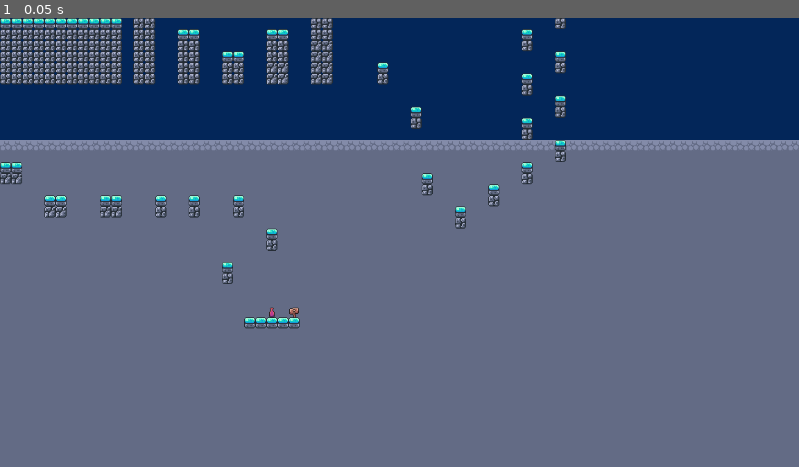
Above: before the commit, frame 1.
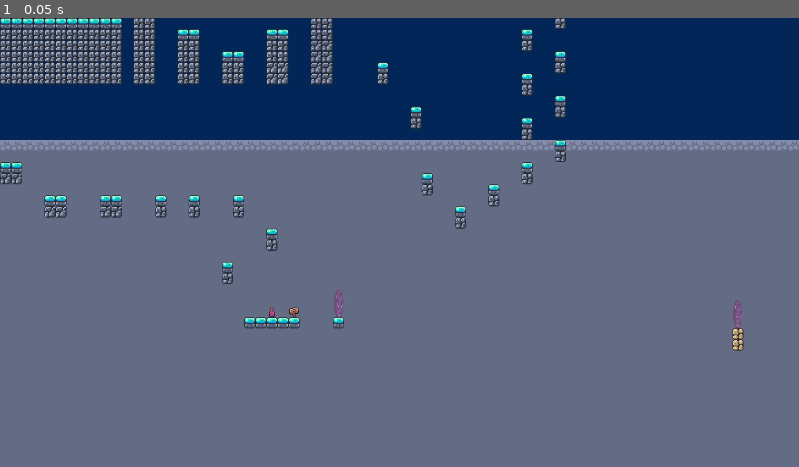
Above: after the commit, the same moment.

Repository: ElChavo00/Plante-Salmreon_Alexandre_TP_2
Game: Godot game, scene res://scenes/map_2.tscn
The game is run twice, just before and just after one commit, with the same random seed, the same clock (stepped at 60 frames per second) and the same inputs. This scene is started directly instead of the project's main scene.
Inputs:
- Up to frame 1 (0.05 s): no input

The runs differ from the first frame. In frame 1, 0.2% of the frame differs, in the area x 41-94%, y 60-75%.

Commit message:
Add portal functionality and associated assets
- Updated node_2d.tscn to include a new portal scene and its resources.
- Modified portal.tscn to streamline texture usage and animations.
- Created portal.gd script to handle player interactions with the portal.
- Added collision shape and destination point for the portal.

Diff:
--- a/project.godot
+++ b/project.godot
@@ -19,6 +19,10 @@
 
 Musique="*res://scenes/musique.tscn"
 
+[global_group]
+
+player=""
+
 [rendering]
 
 textures/canvas_textures/default_texture_filter=0
--- a/scenes/map_2.tscn
+++ b/scenes/map_2.tscn
@@ -1,6 +1,7 @@
-[gd_scene load_steps=7 format=4 uid="uid://c05gjk3edvy5u"]
+[gd_scene load_steps=8 format=4 uid="uid://c05gjk3edvy5u"]
 
 [ext_resource type="Texture2D" uid="uid://dnllivt3juf3f" path="res://assets/sprites/world_tileset.png" id="1_3h78v"]
+[ext_resource type="PackedScene" uid="uid://dn1m4eo35yx6w" path="res://scenes/portal.tscn" id="2_a7y6p"]
 [ext_resource type="Texture2D" uid="uid://c7rih840n2xcj" path="res://assets/sprites/Purple Portal Sprite Sheet.png" id="2_t2xha"]
 
 [sub_resource type="TileSetAtlasSource" id="TileSetAtlasSource_t2xha"]
@@ -281,8 +282,17 @@
 tile_set = SubResource("TileSet_a7y6p")
 
 [node name="devant" type="TileMapLayer" parent="TileMap"]
-tile_map_data = PackedByteArray("AAAAAAAAAAAGAAAAAAABAAAAAAA …(3279 unchanged characters)… AIAAEAAAAGAAMAAAAIAAEAAAAIAAMAAAAIAAEAAAA=")
+tile_map_data = PackedByteArray("AAAAAAAAAAAGAAAAAAABAAAAAAA …(3279 unchanged characters)… AIAAEAAAAGAAMAAAAIAAEAAAAIAAMAAAAIAAEAAABCABwAAAADAAEAAABCAB0AAAADAAEAAAAeABsAAAAGAAAAAAA=")
 tile_set = SubResource("TileSet_t2xha")
+
+[node name="Area2D" parent="TileMap" instance=ExtResource("2_a7y6p")]
+position = Vector2(489, 413)
+
+[node name="destinationPoint" parent="TileMap/Area2D" index="2"]
+position = Vector2(-402, -423)
+
+[node name="Area2D" parent="TileMap/Area2D" instance=ExtResource("2_a7y6p")]
+position = Vector2(575, 15)
 
 [node name="killzone" type="Area2D" parent="."]
 
@@ -297,3 +307,5 @@
 [node name="CollisionShape2D" type="CollisionShape2D" parent="portal"]
 
 [node name="AnimationPlayer" type="AnimationPlayer" parent="portal"]
+
+[editable path="TileMap/Area2D"]
--- a/scenes/map_3.tscn
+++ b/scenes/map_3.tscn
@@ -1,6 +1,7 @@
-[gd_scene load_steps=6 format=4 uid="uid://dk21useph4mf7"]
+[gd_scene load_steps=7 format=4 uid="uid://dk21useph4mf7"]
 
 [ext_resource type="Texture2D" uid="uid://dnllivt3juf3f" path="res://assets/sprites/world_tileset.png" id="1_beonj"]
+[ext_resource type="PackedScene" uid="uid://dn1m4eo35yx6w" path="res://scenes/portal.tscn" id="2_awe8u"]
 
 [sub_resource type="TileSetAtlasSource" id="TileSetAtlasSource_awe8u"]
 texture = ExtResource("1_beonj")
@@ -268,7 +269,7 @@
 [sub_resource type="TileSet" id="TileSet_s43yw"]
 sources/0 = SubResource("TileSetAtlasSource_c6pw2")
 
-[node name="map3" type="Node2D"]
+[node name="map3" type="Node2D" groups=["player"]]
 
 [node name="TileMap" type="TileMap" parent="."]
 format = 2
@@ -280,3 +281,54 @@
 [node name="devant" type="TileMapLayer" parent="TileMap"]
 tile_map_data = PackedByteArray("AAADAP//AAADAAEAAAAEAP//AAADAAEAAAAFAP//AAADAAEAAAAGAP//AAADAAEAAAAKAP7/AAADAAEAAAALAP …(2048 unchanged characters)…
 tile_set = SubResource("TileSet_s43yw")
+
+[node name="Area2D" parent="TileMap" instance=ExtResource("2_awe8u")]
+position = Vector2(81, -194)
+
+[node name="Area2D2" parent="TileMap" instance=ExtResource("2_awe8u")]
+position = Vector2(184, -179)
+
+[node name="Area2D" parent="." instance=ExtResource("2_awe8u")]
+position = Vector2(284, -140)
+
+[node name="Area2D2" parent="." instance=ExtResource("2_awe8u")]
+position = Vector2(-25, -181)
+
+[node name="Area2D3" parent="." instance=ExtResource("2_awe8u")]
+position = Vector2(-122, -157)
+
+[node name="Area2D4" parent="." instance=ExtResource("2_awe8u")]
+position = Vector2(92, 175)
+
+[node name="Area2D5" parent="." instance=ExtResource("2_awe8u")]
+position = Vector2(894, 13)
+
+[node name="Area2D6" parent="." instance=ExtResource("2_awe8u")]
+position = Vector2(788, 11)
+
+[node name="Area2D7" parent="." instance=ExtResource("2_awe8u")]
+position = Vector2(699, 46)
+
+[node name="Area2D8" parent="." instance=ExtResource("2_awe8u")]
+position = Vector2(1003, 15)
+
+[node name="Area2D9" parent="." instance=ExtResource("2_awe8u")]
+position = Vector2(1091, 36)
+
+[node name="Area2D10" parent="." instance=ExtResource("2_awe8u")]
+position = Vector2(1464, 123)
+
+[node name="Area2D11" parent="." instance=ExtResource("2_awe8u")]
+position = Vector2(1980, 115)
+
+[node name="Area2D12" parent="." instance=ExtResource("2_awe8u")]
+position = Vector2(1641, 206)
+
+[node name="Area2D13" parent="." instance=ExtResource("2_awe8u")]
+position = Vector2(1797, 200)
+
+[node name="Area2D14" parent="." instance=ExtResource("2_awe8u")]
+position = Vector2(1582, 213)
+
+[node name="Area2D15" parent="." instance=ExtResource("2_awe8u")]
+position = Vector2(1856, 211)
--- a/scenes/node_2d.tscn
+++ b/scenes/node_2d.tscn
@@ -1,10 +1,11 @@
-[gd_scene load_steps=9 format=4 uid="uid://c7b431058ww6s"]
+[gd_scene load_steps=10 format=4 uid="uid://c7b431058ww6s"]
 
 [ext_resource type="PackedScene" uid="uid://ckafu2mec7kvs" path="res://scenes/player.tscn" id="1_6e84v"]
 [ext_resource type="Texture2D" uid="uid://dnllivt3juf3f" path="res://assets/sprites/world_tileset.png" id="2_4dvvg"]
 [ext_resource type="PackedScene" uid="uid://dkp3t50l5l0oy" path="res://scenes/mechant.tscn" id="2_04qyp"]
 [ext_resource type="PackedScene" uid="uid://bu2jh26veowr7" path="res://scenes/killzone.tscn" id="3_4vge2"]
 [ext_resource type="PackedScene" uid="uid://guckiysv2ic1" path="res://scripts/coin.tscn" id="3_rnjyy"]
+[ext_resource type="PackedScene" uid="uid://dn1m4eo35yx6w" path="res://scenes/portal.tscn" id="6_j7wrs"]
 
 [sub_resource type="TileSetAtlasSource" id="TileSetAtlasSource_rnjyy"]
 texture = ExtResource("2_4dvvg")
@@ -188,7 +189,7 @@
 
 [node name="devant" type="TileMapLayer" parent="TileMap"]
 use_parent_material = true
-tile_map_data = PackedByteArray("AAD//wAAAAAAAAAAAAAAAAAAAAA …(9055 unchanged characters)… AIAAAAAAABAP//AAAIAAMAAAA5AP7/AAAIAAMAAAA=")
+tile_map_data = PackedByteArray("AAD//wAAAAAAAAAAAAAAAAAAAAA …(9055 unchanged characters)… AIAAAAAAABAP//AAAIAAMAAAA5AP7/AAAIAAMAAADu//r/AAAIAAAAAAA=")
 tile_set = SubResource("TileSet_4vge2")
 
 [node name="mechant4" parent="TileMap" instance=ExtResource("2_04qyp")]
@@ -251,3 +252,13 @@
 [node name="mechant2" parent="." instance=ExtResource("2_04qyp")]
 position = Vector2(-209, 117)
 frame_progress = 0.5105
+
+[node name="portal_next_map" parent="." instance=ExtResource("6_j7wrs")]
+position = Vector2(952, -42)
+
+[node name="CollisionShape2D" parent="portal_next_map" index="1" groups=["player"]]
+
+[node name="destinationPoint" parent="portal_next_map" index="2"]
+position = Vector2(-245, -3)
+
+[editable path="portal_next_map"]
--- /dev/null
+++ b/scenes/portal.gd
@@ -0,0 +1,6 @@
+extends Area2D
+
+
+func _on_body_entered(body: Node2D) -> void:
+	if body.is_in_group("player"):
+		body.set_position($DestinaitonPoint.global_position)
--- a/scenes/portal.tscn
+++ b/scenes/portal.tscn
@@ -1,106 +1,46 @@
-[gd_scene load_steps=27 format=3 uid="uid://dn1m4eo35yx6w"]
+[gd_scene load_steps=13 format=3 uid="uid://dn1m4eo35yx6w"]
 
+[ext_resource type="Script" uid="uid://c17ws8ythh3k" path="res://scenes/portal.gd" id="1_1ffj6"]
 [ext_resource type="Texture2D" uid="uid://c7rih840n2xcj" path="res://assets/sprites/Purple Portal Sprite Sheet.png" id="1_v0xau"]
+
+[sub_resource type="AtlasTexture" id="AtlasTexture_v0xau"]
+atlas = ExtResource("1_v0xau")
+region = Rect2(0, 0, 64, 64)
 
 [sub_resource type="AtlasTexture" id="AtlasTexture_1ffj6"]
 atlas = ExtResource("1_v0xau")
-region = Rect2(0, 128, 64, 64)
+region = Rect2(64, 0, 64, 64)
 
 [sub_resource type="AtlasTexture" id="AtlasTexture_jr6l0"]
 atlas = ExtResource("1_v0xau")
-region = Rect2(64, 128, 64, 64)
+region = Rect2(128, 0, 64, 64)
 
 [sub_resource type="AtlasTexture" id="AtlasTexture_d4jfq"]
 atlas = ExtResource("1_v0xau")
-region = Rect2(128, 128, 64, 64)
+region = Rect2(192, 0, 64, 64)
 
 [sub_resource type="AtlasTexture" id="AtlasTexture_dyed0"]
 atlas = ExtResource("1_v0xau")
-region = Rect2(192, 128, 64, 64)
+region = Rect2(256, 0, 64, 64)
 
 [sub_resource type="AtlasTexture" id="AtlasTexture_ckw30"]
 atlas = ExtResource("1_v0xau")
-region = Rect2(256, 128, 64, 64)
+region = Rect2(320, 0, 64, 64)
 
 [sub_resource type="AtlasTexture" id="AtlasTexture_4pvrx"]
 atlas = ExtResource("1_v0xau")
-region = Rect2(320, 128, 64, 64)
+region = Rect2(384, 0, 64, 64)
 
 [sub_resource type="AtlasTexture" id="AtlasTexture_i0ytf"]
 atlas = ExtResource("1_v0xau")
-region = Rect2(384, 128, 64, 64)
-
-[sub_resource type="AtlasTexture" id="AtlasTexture_frqps"]
-atlas = ExtResource("1_v0xau")
-region = Rect2(448, 128, 64, 64)
-
-[sub_resource type="AtlasTexture" id="AtlasTexture_5yude"]
-atlas = ExtResource("1_v0xau")
-region = Rect2(0, 0, 64, 64)
-
-[sub_resource type="AtlasTexture" id="AtlasTexture_e5sgc"]
-atlas = ExtResource("1_v0xau")
-region = Rect2(64, 0, 64, 64)
-
-[sub_resource type="AtlasTexture" id="AtlasTexture_11dha"]
-atlas = ExtResource("1_v0xau")
-region = Rect2(128, 0, 64, 64)
-
-[sub_resource type="AtlasTexture" id="AtlasTexture_hay7w"]
-atlas = ExtResource("1_v0xau")
-region = Rect2(192, 0, 64, 64)
-
-[sub_resource type="AtlasTexture" id="AtlasTexture_33yj3"]
-atlas = ExtResource("1_v0xau")
-region = Rect2(256, 0, 64, 64)
-
-[sub_resource type="AtlasTexture" id="AtlasTexture_ybu0s"]
-atlas = ExtResource("1_v0xau")
-region = Rect2(320, 0, 64, 64)
-
-[sub_resource type="AtlasTexture" id="AtlasTexture_h50eh"]
-atlas = ExtResource("1_v0xau")
-region = Rect2(384, 0, 64, 64)
-
-[sub_resource type="AtlasTexture" id="AtlasTexture_f7pif"]
-atlas = ExtResource("1_v0xau")
 region = Rect2(448, 0, 64, 64)
 
-[sub_resource type="AtlasTexture" id="AtlasTexture_kjyi5"]
-atlas = ExtResource("1_v0xau")
-region = Rect2(0, 64, 64, 64)
-
-[sub_resource type="AtlasTexture" id="AtlasTexture_7typk"]
-atlas = ExtResource("1_v0xau")
-region = Rect2(64, 64, 64, 64)
-
-[sub_resource type="AtlasTexture" id="AtlasTexture_q44n4"]
-atlas = ExtResource("1_v0xau")
-region = Rect2(128, 64, 64, 64)
-
-[sub_resource type="AtlasTexture" id="AtlasTexture_q1irw"]
-atlas = ExtResource("1_v0xau")
-region = Rect2(192, 64, 64, 64)
-
-[sub_resource type="AtlasTexture" id="AtlasTexture_82kry"]
-atlas = ExtResource("1_v0xau")
-region = Rect2(256, 64, 64, 64)
-
-[sub_resource type="AtlasTexture" id="AtlasTexture_yu4yp"]
-atlas = ExtResource("1_v0xau")
-region = Rect2(320, 64, 64, 64)
-
-[sub_resource type="AtlasTexture" id="AtlasTexture_bofre"]
-atlas = ExtResource("1_v0xau")
-region = Rect2(384, 64, 64, 64)
-
-[sub_resource type="AtlasTexture" id="AtlasTexture_5m7qq"]
-atlas = ExtResource("1_v0xau")
-region = Rect2(448, 64, 64, 64)
-
-[sub_resource type="SpriteFrames" id="SpriteFrames_tk64h"]
+[sub_resource type="SpriteFrames" id="SpriteFrames_frqps"]
 animations = [{
 "frames": [{
+"duration": 1.0,
+"texture": SubResource("AtlasTexture_v0xau")
+}, {
 "duration": 1.0,
 "texture": SubResource("AtlasTexture_1ffj6")
 }, {
@@ -121,76 +61,29 @@
 }, {
 "duration": 1.0,
 "texture": SubResource("AtlasTexture_i0ytf")
-}, {
-"duration": 1.0,
-"texture": SubResource("AtlasTexture_frqps")
 }],
 "loop": true,
-"name": &"close",
-"speed": 10.0
-}, {
-"frames": [{
-"duration": 1.0,
-"texture": SubResource("AtlasTexture_5yude")
-}, {
-"duration": 1.0,
-"texture": SubResource("AtlasTexture_e5sgc")
-}, {
-"duration": 1.0,
-"texture": SubResource("AtlasTexture_11dha")
-}, {
-"duration": 1.0,
-"texture": SubResource("AtlasTexture_hay7w")
-}, {
-"duration": 1.0,
-"texture": SubResource("AtlasTexture_33yj3")
-}, {
-"duration": 1.0,
-"texture": SubResource("AtlasTexture_ybu0s")
-}, {
-"duration": 1.0,
-"texture": SubResource("AtlasTexture_h50eh")
-}, {
-"duration": 1.0,
-"texture": SubResource("AtlasTexture_f7pif")
-}],
-"loop": true,
-"name": &"idle",
-"speed": 10.0
-}, {
-"frames": [{
-"duration": 1.0,
-"texture": SubResource("AtlasTexture_kjyi5")
-}, {
-"duration": 1.0,
-"texture": SubResource("AtlasTexture_7typk")
-}, {
-"duration": 1.0,
-"texture": SubResource("AtlasTexture_q44n4")
-}, {
-"duration": 1.0,
-"texture": SubResource("AtlasTexture_q1irw")
-}, {
-"duration": 1.0,
-"texture": SubResource("AtlasTexture_82kry")
-}, {
-"duration": 1.0,
-"texture": SubResource("AtlasTexture_yu4yp")
-}, {
-"duration": 1.0,
-"texture": SubResource("AtlasTexture_bofre")
-}, {
-"duration": 1.0,
-"texture": SubResource("AtlasTexture_5m7qq")
-}],
-"loop": true,
-"name": &"open",
+"name": &"default",
 "speed": 10.0
 }]
 
-[node name="Node2D" type="Node2D"]
+[sub_resource type="CapsuleShape2D" id="CapsuleShape2D_v0xau"]
+height = 40.0
+
+[node name="portal" type="Area2D"]
+script = ExtResource("1_1ffj6")
 
 [node name="AnimatedSprite2D" type="AnimatedSprite2D" parent="."]
-sprite_frames = SubResource("SpriteFrames_tk64h")
-animation = &"open"
-frame_progress = 0.49703
+position = Vector2(0, -5)
+sprite_frames = SubResource("SpriteFrames_frqps")
+autoplay = "default"
+frame_progress = 0.951886
+
+[node name="CollisionShape2D" type="CollisionShape2D" parent="."]
+position = Vector2(0, -1)
+shape = SubResource("CapsuleShape2D_v0xau")
+
+[node name="destinationPoint" type="Marker2D" parent="."]
+position = Vector2(0, -1)
+
+[connection signal="body_entered" from="." to="." method="_on_body_entered"]
Not shown, added: scenes/portal.gd.uid
